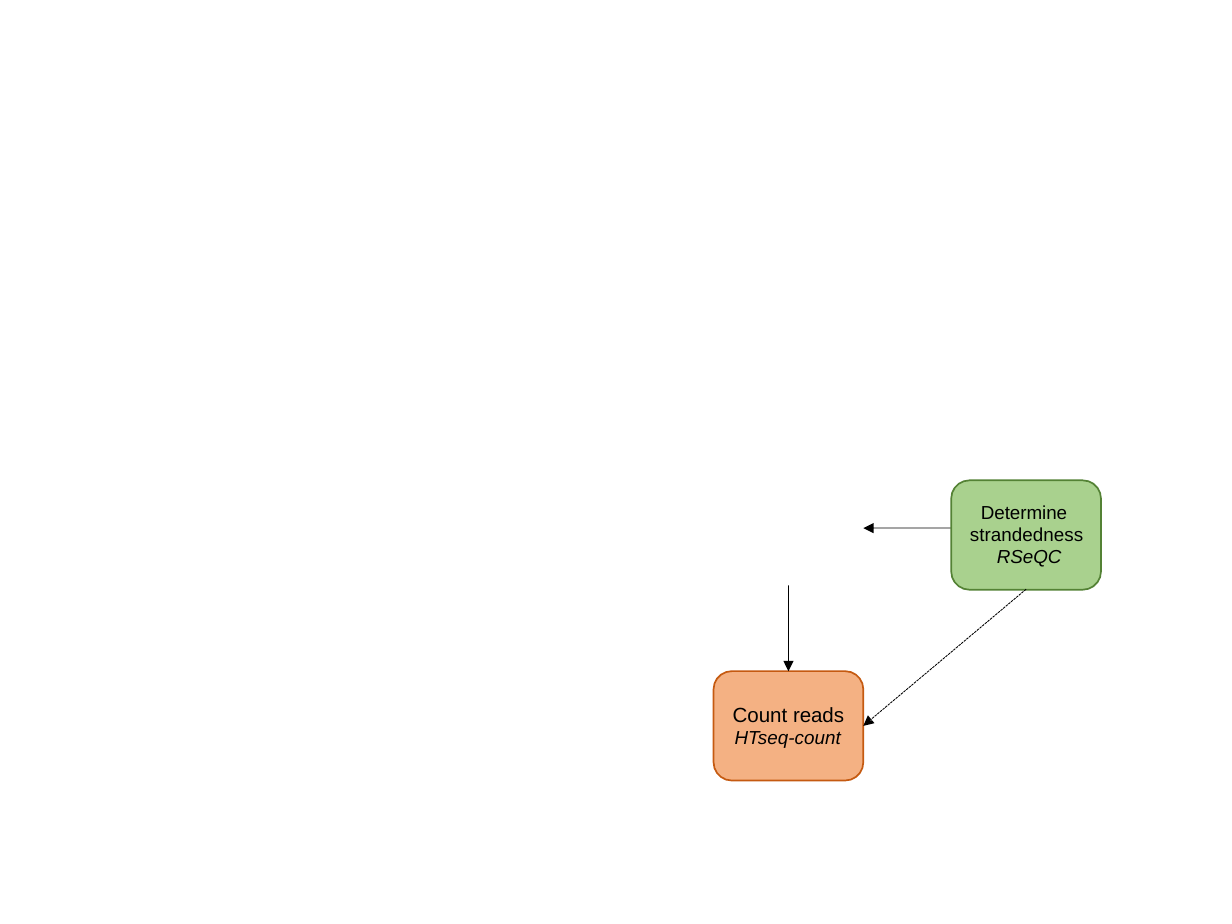
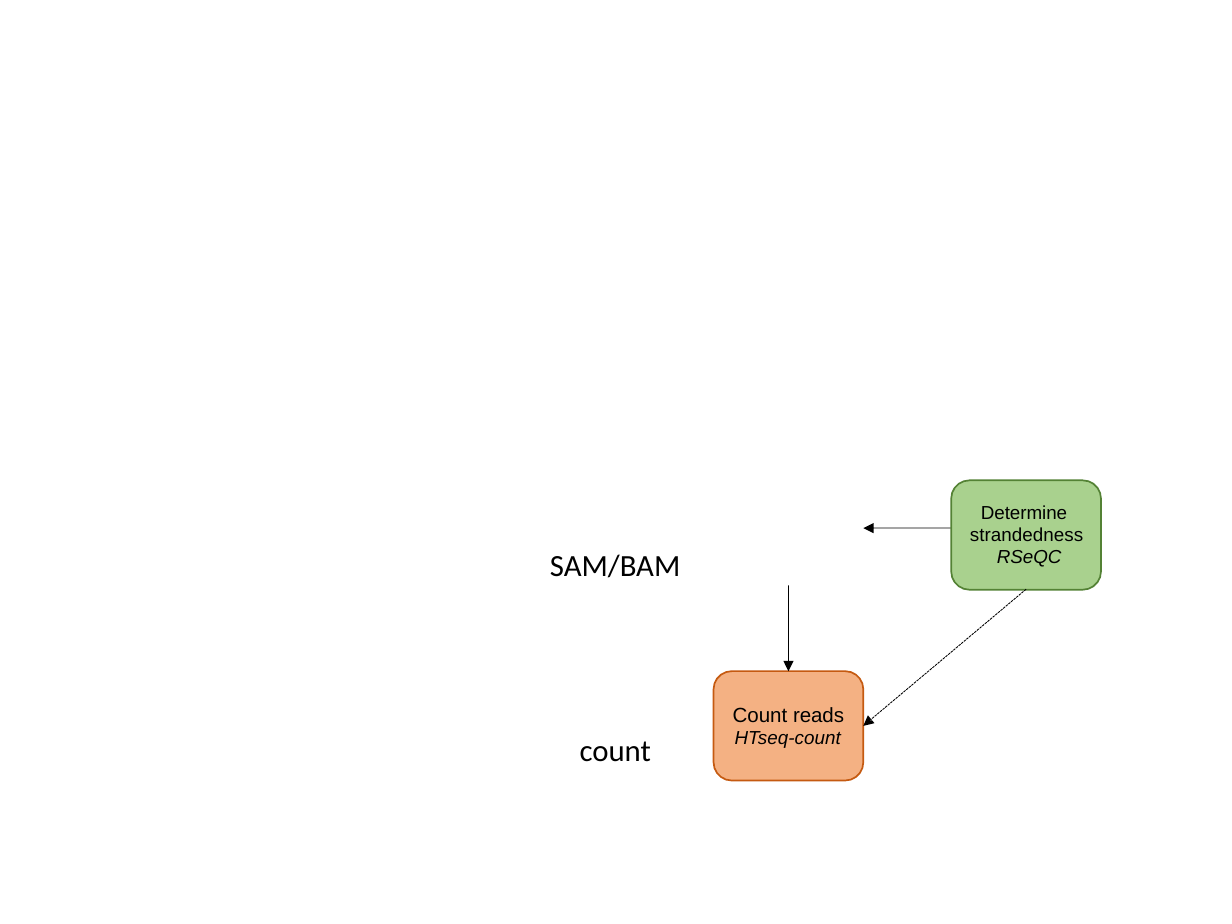
Before and after one commit to PRodriguez19/Intro-to-rnaseq, a slide deck: slide 3 of lectures/Lecture5-MMG3320.pptx. Drawn at 1232x924 pixels with LibreOffice and Linux fonts; fonts in the diff are those of the drawing; background and template pictures are left out. Boxes give left, top, right and bottom in pixels: in the first picture for what was removed or moved away, otherwise in the second. Text is boxed around its words. In the diff, an @@ line names an element or a change of style, - is before the commit and + after.

```diff
--- a/lectures/Lecture5-MMG3320.pptx
+++ b/lectures/Lecture5-MMG3320.pptx
@@ text added at box(550, 554, 680, 578), 18 pt, text #000000 @@
+SAM/BAM
@@ text added at box(580, 741, 651, 762), 18 pt, text #000000 @@
+count
```
Also in this commit, not shown: 1 other slide changed, 2 slides added, 1 slide removed, 17 other files.
